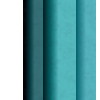
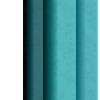
Layers edited between the first and the second (100, 100) image:
painted on "Front" over [96, 0, 99, 100]
